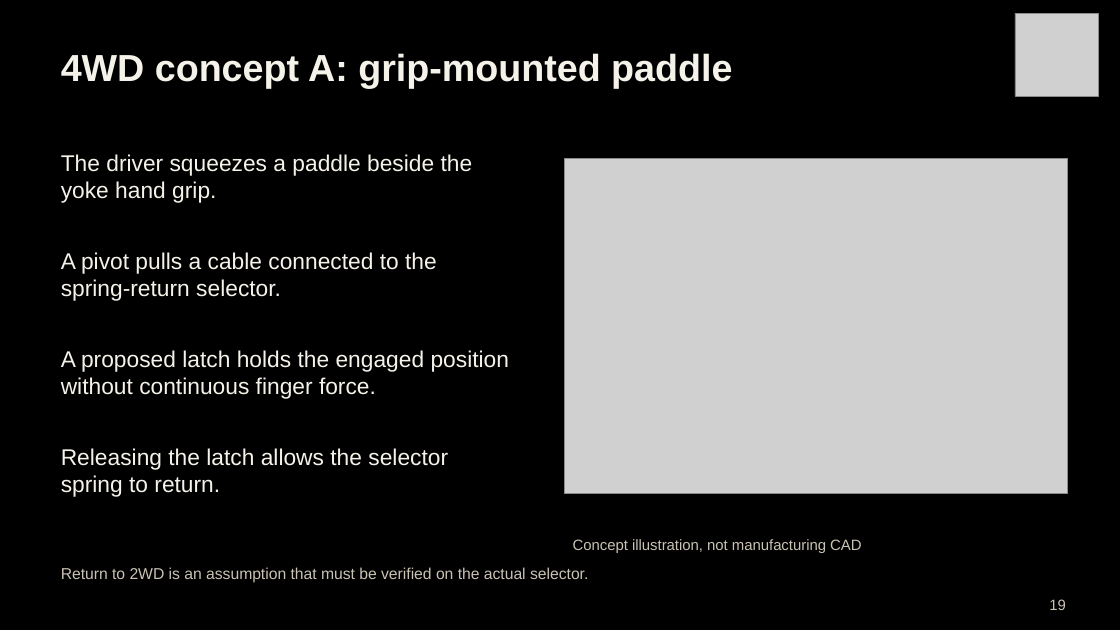
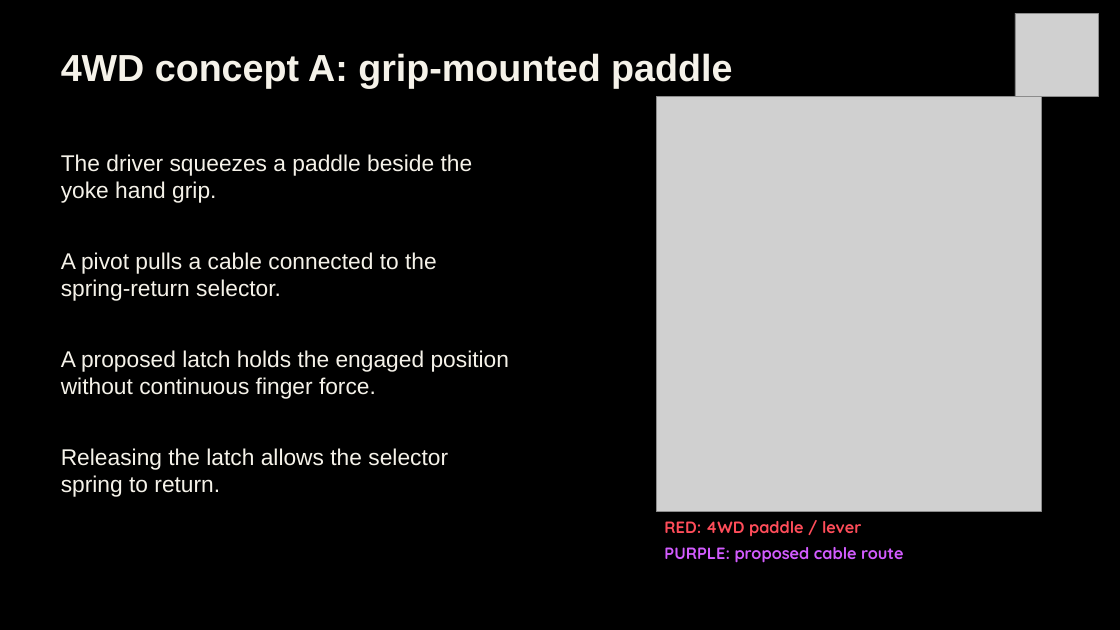
Before and after one commit to Polowater123/Aggie-Baja-Controls-The-A.B.C.-, a slide deck: slide 14 of PDR Draft.pptx (slide 19 before the commit). Drawn at 1120x630 pixels with LibreOffice and Linux fonts; fonts in the diff are those of the drawing; grey boxes stand for pictures. Boxes give left, top, right and bottom in pixels: in the first picture for what was removed or moved away, otherwise in the second. Text is boxed around its words. In the diff, an @@ line names an element or a change of style, - is before the commit and + after.

Commit message:
Update concept portfolio and PDR draft
This commit updates the concept portfolio and PDR draft PowerPoint files. The revisions reflect the latest presentation content and draft progress for the project.

```diff
--- a/PDR Draft.pptx
+++ b/PDR Draft.pptx
@@ picture: place and size @@
-picture at (565,158,1068,493)
+picture at (657,97,1042,513)
@@ text removed at (573,539,861,553) @@
-Concept illustration, not manufacturing CAD
@@ text added at (664,521,861,536), 14 pt, text #FF4D5A, bold @@
+RED: 4WD paddle / lever
@@ text removed at (61,567,588,582) @@
-Return to 2WD is an assumption that must be verified on the actual selector.
@@ text added at (664,547,904,563), 14 pt, text #D35CFF, bold @@
+PURPLE: proposed cable route
@@ text removed at (1049,599,1066,610) @@
-19
```
Also in this commit, not shown: 37 other slides changed, 2 slides added, 15 slides removed, 1 other file.
